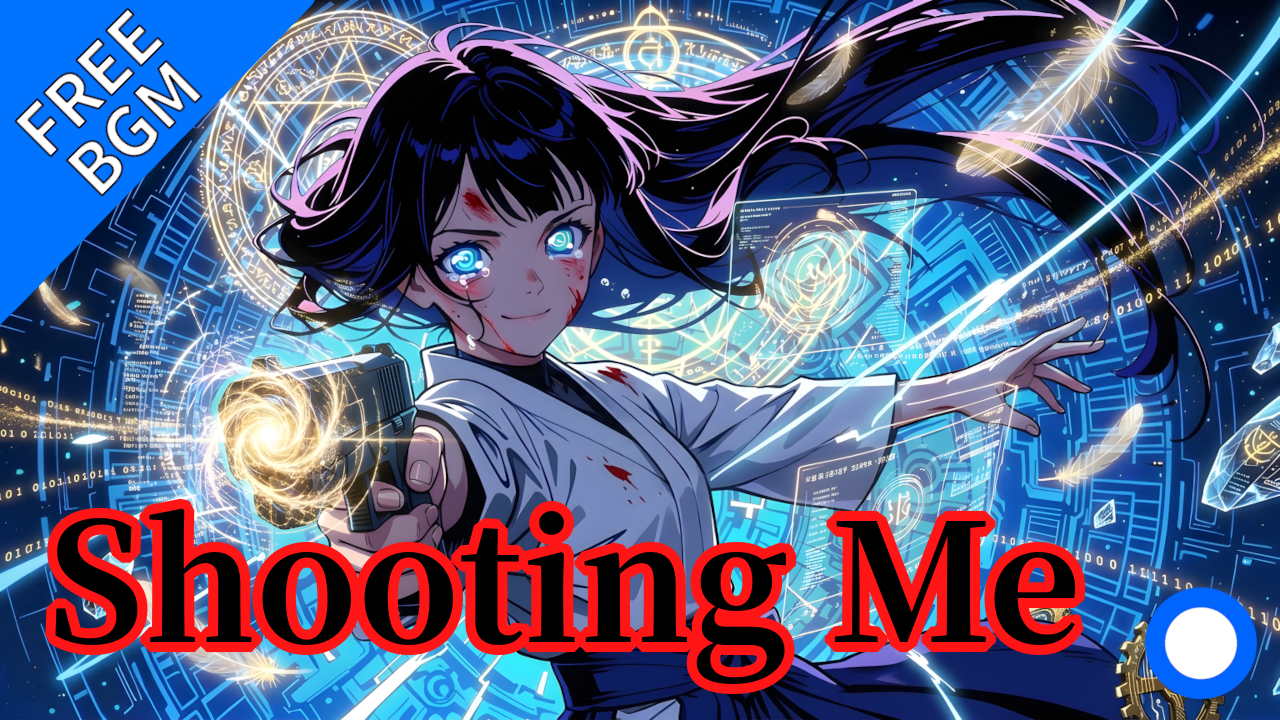
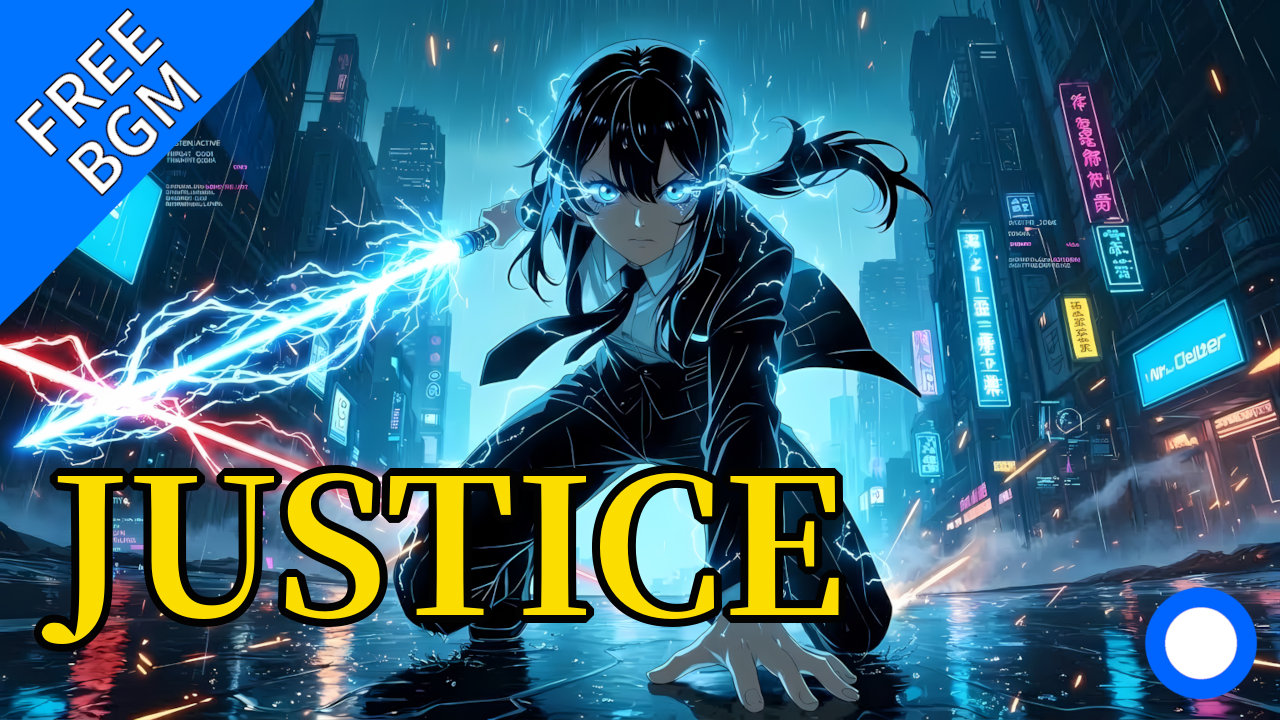
Two versions of the same layered image (1280×720). Layer-by-layer changes:
painted on "テキストレイヤー" over [33, 465, 1086, 695]
removed layer "Shooting_Me_keyvisual.png" over [0, 0, 1280, 720]
removed layer "Unknown_Flowers_keyvisual.png" over [0, 0, 1280, 720]
added layer "JUSTICE_keyvisual.png" above "Mou_Ubawanaide_keyvisual.png" over [0, 0, 1280, 720]
added layer "Mou_Ubawanaide_keyvisual.png" over [0, 0, 1280, 720]
